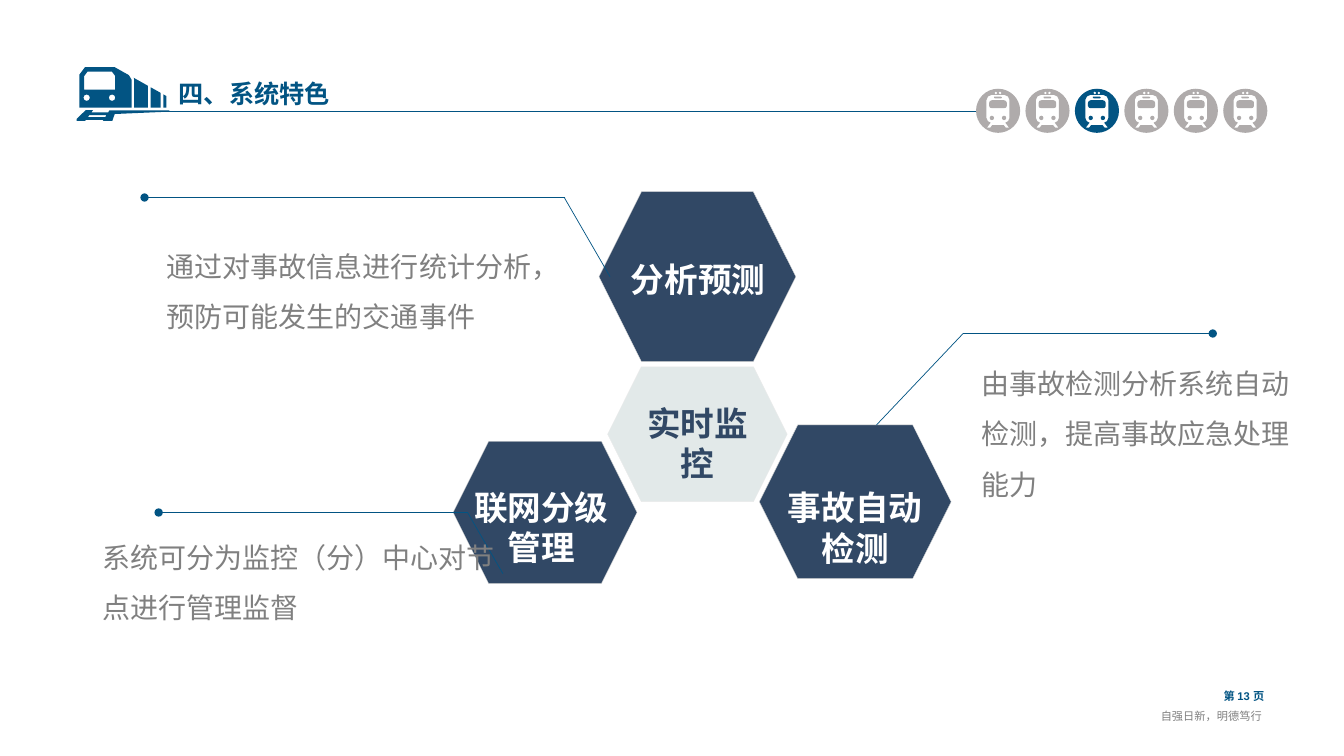
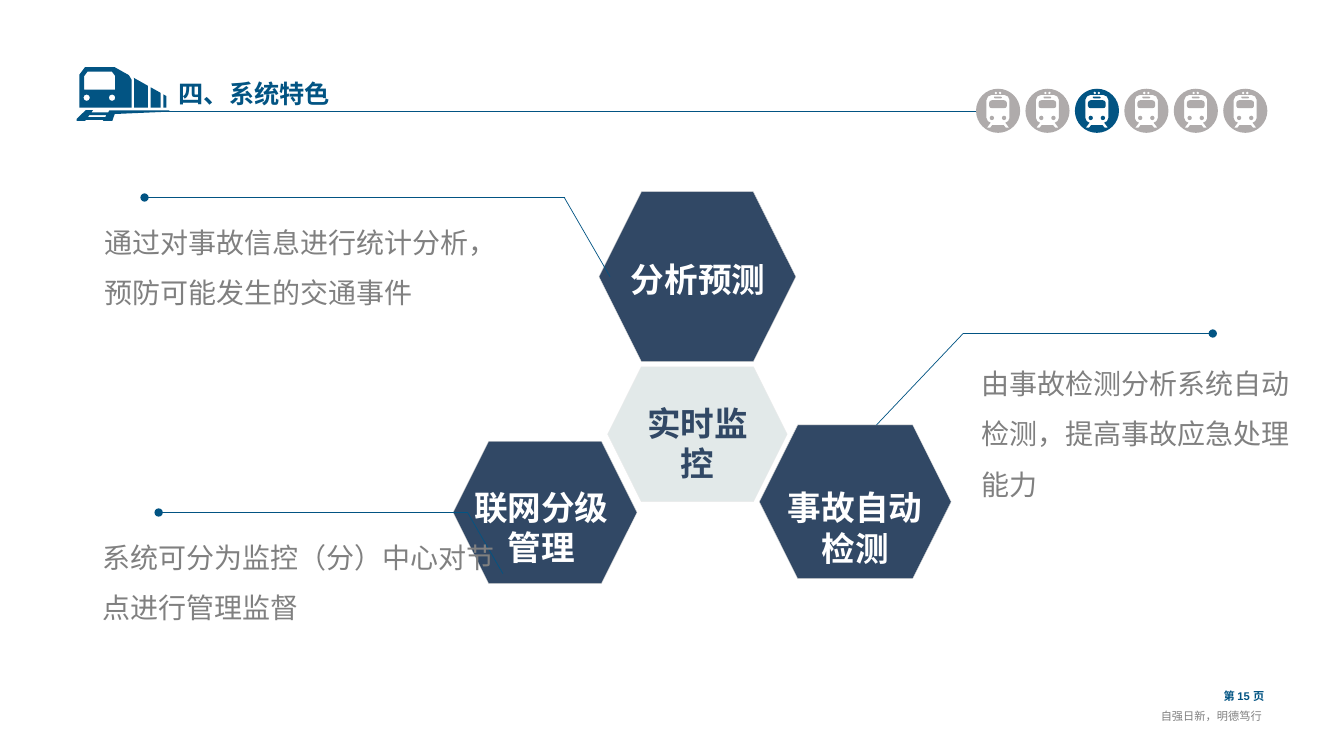
Before and after one commit to er-yang/HW, a slide deck: slide 15 of doc/路面监控系统.pptx (slide 13 before the commit). Drawn at 1344x756 pixels with LibreOffice and Linux fonts; fonts in the diff are those of the drawing; background and template pictures are left out. Boxes give left, top, right and bottom in pixels: in the first picture for what was removed or moved away, otherwise in the second. Text is boxed around its words. In the diff, an @@ line names an element or a change of style, - is before the commit and + after.

```diff
--- a/doc/路面监控系统.pptx
+++ b/doc/路面监控系统.pptx
@@ text "通过对事故信息进行统计分析，预防可能发生的交通事件": place and size @@
-text "通过对事故信息进行统计分析，预防可能发生的交通事件" at box(167, 253, 560, 330)
+text "通过对事故信息进行统计分析，预防可能发生的交通事件" at box(104, 229, 497, 306)
@@ page number at box(1224, 688, 1264, 703): text changed @@
-第 13 页
+第 15 页
```
Also in this commit, not shown: 12 other slides changed, 3 slides added.
